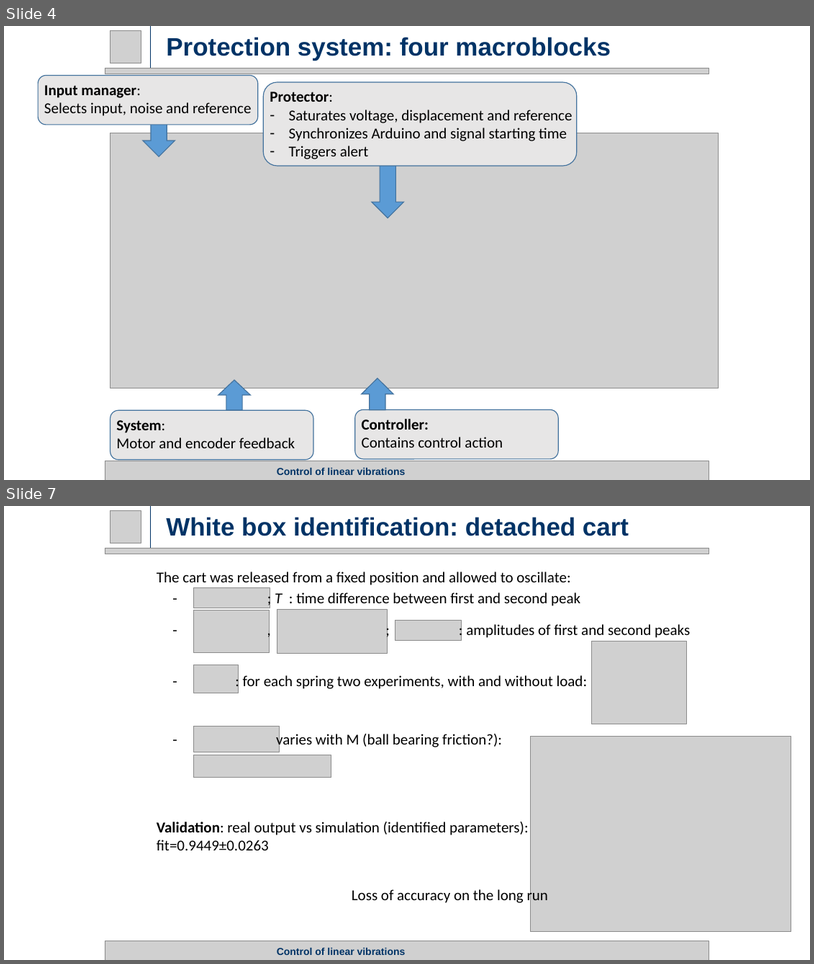
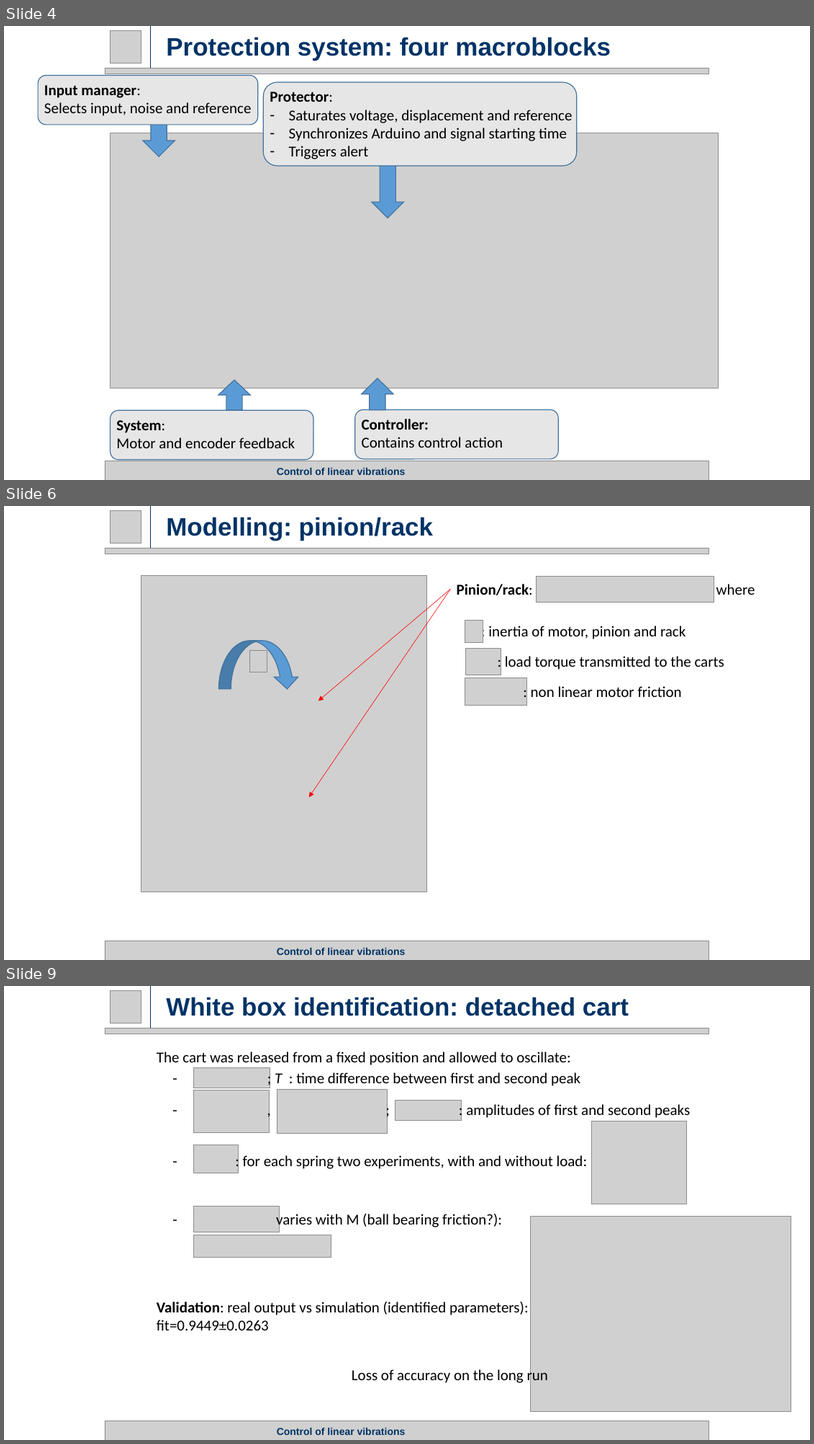
Before and after one commit to rssalessio/Control-Linear-Vibrations, a slide deck: finalPresentation/Part 1/Part1.pptx. Shown one above the other, each under a label of ours: slides 4 and 7 before the commit, slides 4, 6 and 9 after it; the slides between them are not shown. The pictures are 814x964 and 814x1444 pixels, drawn with LibreOffice and Linux fonts; fonts in the diff are those of the drawing; grey boxes stand for pictures. Boxes give left, top, right and bottom in pixels: in the first picture for what was removed or moved away, otherwise in the second. Text is boxed around its words. In the diff, an @@ line names an element or a change of style, - is before the commit and + after.

```diff
--- a/finalPresentation/Part 1/Part1.pptx
+++ b/finalPresentation/Part 1/Part1.pptx
@@ slide 6 added at (x1=4, y1=506, x2=810, y2=960), background #FFFFFF @@
@@ picture added at (x1=111, y1=510, x2=142, y2=543) @@
@@ line added from (150, 548) to (150, 506), #003366 0.75 pt @@
@@ title added at (x1=166, y1=517, x2=433, y2=541), 30 pt, text #003366, bold @@
+Modelling: pinion/rack
@@ picture added at (x1=105, y1=548, x2=710, y2=554) @@
@@ picture added at (x1=142, y1=576, x2=427, y2=892) @@
@@ arrow added from (450, 589) to (309, 797), #FF0000 0.5 pt @@
@@ arrow added from (450, 589) to (319, 701), #FF0000 0.5 pt @@
@@ text added at (x1=457, y1=584, x2=756, y2=595), 18 pt, text #000000, bold @@
+Pinion/rack: where
@@ picture added at (x1=537, y1=576, x2=714, y2=602) @@
@@ picture added at (x1=466, y1=620, x2=483, y2=643) @@
@@ text added at (x1=489, y1=626, x2=686, y2=639), 18 pt, text #000000 @@
+: inertia of motor, pinion and rack
@@ curved down arrow added at (x1=219, y1=641, x2=299, y2=689), fill #5B9BD5, outline #43739E 1 pt @@
@@ picture added at (x1=250, y1=651, x2=267, y2=672) @@
@@ picture added at (x1=466, y1=648, x2=502, y2=674) @@
@@ text added at (x1=505, y1=656, x2=725, y2=669), 18 pt, text #000000 @@
+: load torque transmitted to the carts
@@ picture added at (x1=466, y1=678, x2=527, y2=705) @@
@@ text added at (x1=531, y1=686, x2=682, y2=697), 18 pt, text #000000 @@
+: non linear motor friction
@@ picture added at (x1=105, y1=941, x2=710, y2=960) @@
@@ title added at (x1=277, y1=947, x2=406, y2=955), 12 pt, text #003366, bold @@
+Control of linear vibrations
@@ what was slide 7 is now slide 9 @@
```
Also in this commit, not shown: 3 slides changed, 1 other slide added, 1 other file.
